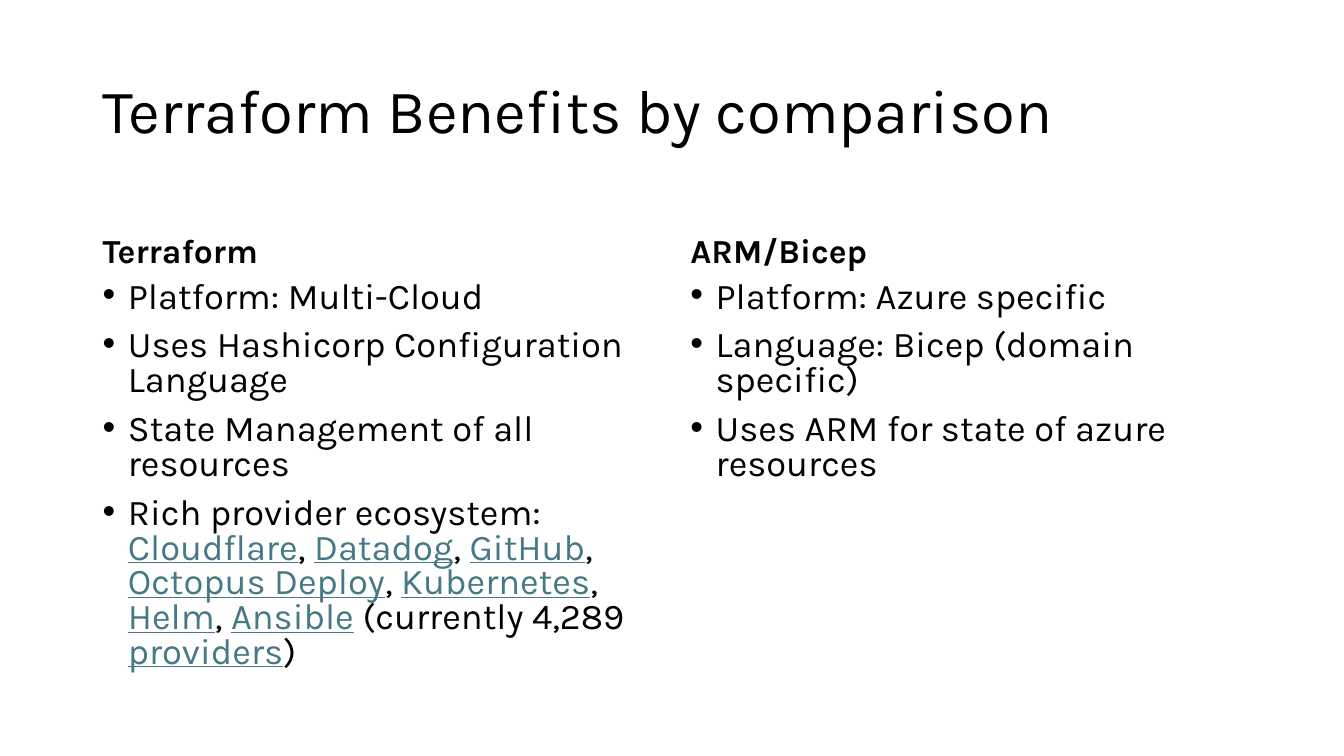
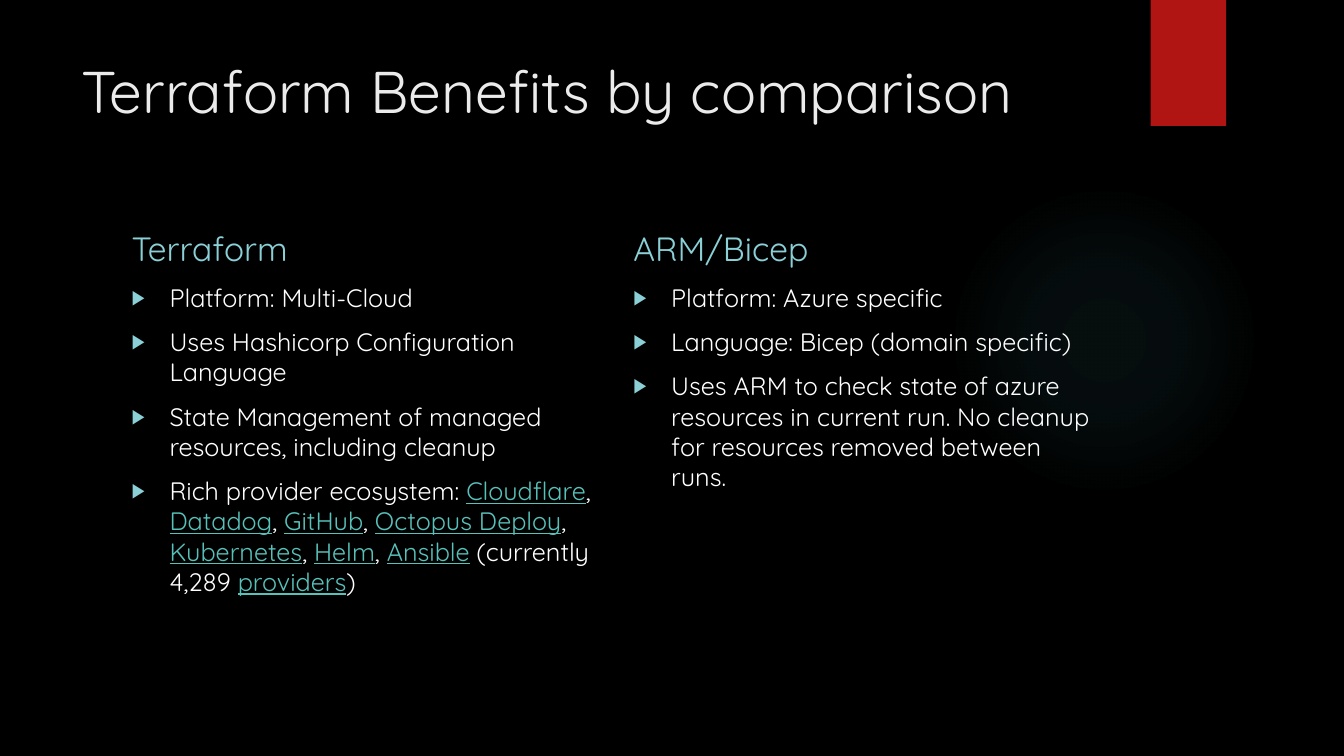
Before and after one commit to 2good4hisowngood/Terraform-tech-talk, a slide deck: slide 3 of Terraform Tech Talk.pptx. Drawn at 1344x756 pixels with LibreOffice and Linux fonts; fonts in the diff are those of the drawing; background and template pictures are left out. Boxes give left, top, right and bottom in pixels: in the first picture for what was removed or moved away, otherwise in the second. Text is boxed around its words. In the diff, an @@ line names an element or a change of style, - is before the commit and + after.

```diff
--- a/Terraform Tech Talk.pptx
+++ b/Terraform Tech Talk.pptx
@@ background #FFFFFF to picture (left out) @@
@@ rectangle added at bbox=[1150, 0, 1226, 126], fill #B01513 @@
@@ title "Terraform Benefits by comparison": place and size @@
-title "Terraform Benefits by comparison" at bbox=[103, 90, 1053, 148]
+title "Terraform Benefits by comparison" at bbox=[81, 69, 1012, 125]
@@ title "Terraform Benefits by comparison" at bbox=[81, 69, 1012, 125]: size 44 to 42 pt, font Karla to Quicksand, text colour #000000 to #EBEBEB; line spacing 0.9 to 1; vertical alignment middle to top @@
@@ ellipse added at bbox=[949, 185, 1259, 495], fill gradient #50B9C1 @@
@@ text "Terraform": place and size @@
-text "Terraform" at bbox=[103, 239, 258, 264]
+text "Terraform" at bbox=[132, 236, 288, 262]
@@ text "Terraform" at bbox=[132, 236, 288, 262]: font Karla to Quicksand, text colour #000000 to #8AD0D6, bold off; line spacing 0.9 to 1 @@
@@ text "ARM/Bicep" at bbox=[633, 234, 808, 268]: font Karla to Quicksand, text colour #000000 to #8AD0D6, bold off; line spacing 0.9 to 1 @@
@@ text "ARM/Bicep": place and size @@
-text "ARM/Bicep" at bbox=[690, 238, 867, 271]
+text "ARM/Bicep" at bbox=[633, 234, 808, 268]
@@ text "Platform: Multi-Cloud": place and size @@
-text "Platform: Multi-Cloud" at bbox=[128, 284, 624, 673]
+text "Platform: Multi-Cloud" at bbox=[170, 288, 590, 596]
@@ text at bbox=[170, 288, 590, 596]: size 25.9 to 18 pt, font Karla to Quicksand in "Platform: Multi-Cloud", "Uses Hashicorp Configuration Language", "Rich provider ecosystem: Cloudflare, Datadog, GitHub, Octopu ..."; text colour #000000 to #FFFFFF in "Platform: Multi-Cloud", "Uses Hashicorp Configuration Language", "Rich provider ecosystem: Cloudflare, Datadog, GitHub, Deploy ..."; text colour #467886 to #58C1BA in "Cloudflare, Datadog, GitHub, Octopus Deploy, Kubernetes, Hel ..."; bullet • to ▶; line spacing 0.8 to 1 @@
@@ text "Platform: Azure specific": place and size @@
-text "Platform: Azure specific" at bbox=[716, 284, 1166, 477]
+text "Platform: Azure specific" at bbox=[671, 288, 1089, 487]
@@ text at bbox=[671, 288, 1071, 356]: size 25.9 to 18 pt, font Karla to Quicksand, text colour #000000 to #FFFFFF in "Platform: Azure specific", "Language: Bicep (domain specific)"; bullet • to ▶; line spacing 0.8 to 1 @@
@@ text at bbox=[671, 376, 1089, 487]: text changed; size 25.9 to 18 pt; font Karla to Quicksand; text colour #000000 to #FFFFFF @@
-• Uses ARM for state of azure resources
+▶ Uses ARM to check state of azure resources in current run. No cleanup for resources removed between runs.
@@ text at bbox=[170, 407, 541, 461]: text changed; size 25.9 to 18 pt; font Karla to Quicksand; text colour #000000 to #FFFFFF @@
-• State Management of all resources
+▶ State Management of managed resources, including cleanup
```
Also in this commit, not shown: 9 other slides changed.
